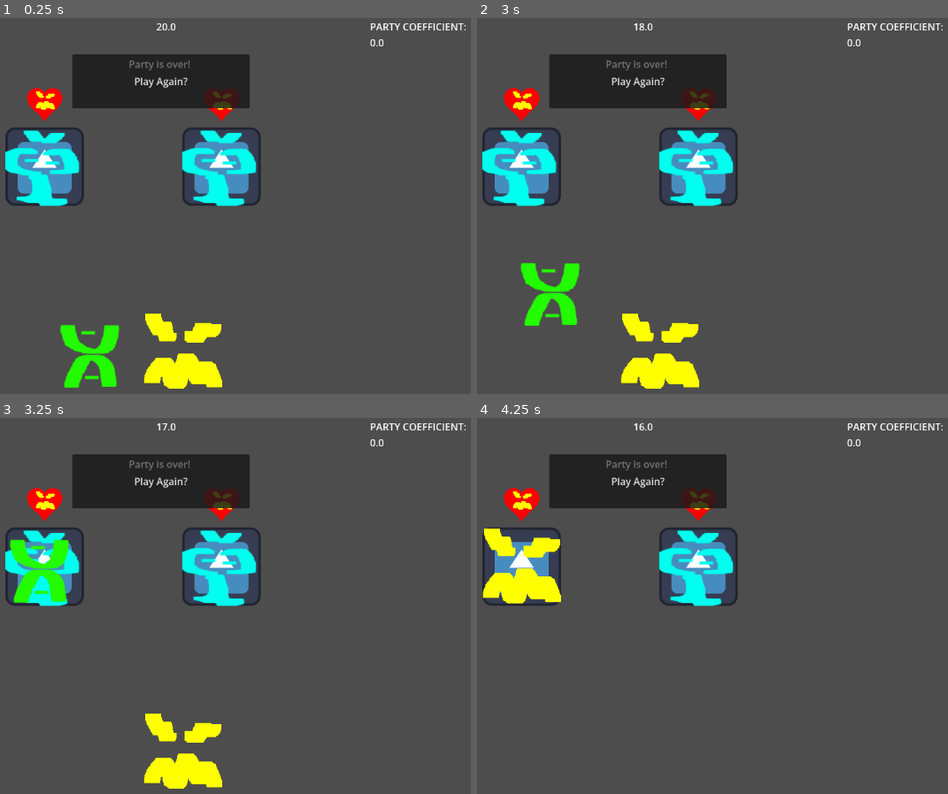
Above: before the commit, frames 1-4 (two rows, left to right).
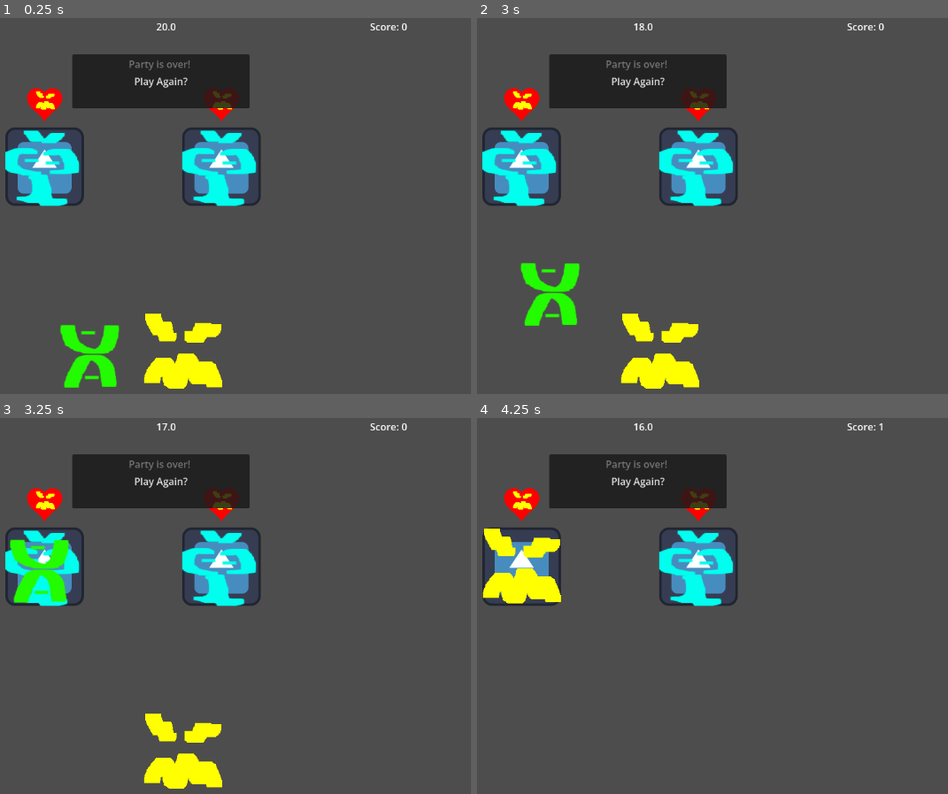
Above: after the commit, the same moments.

Repository: Devination/GGJ2025
Game: Godot game, scene res://scenes/main.tscn
Two runs of this game, one before a commit and one after it. Both use one fixed random seed, a clock stepped at 60 frames per second and the inputs below. The engine's default icon, where the game draws it, is replaced by a stand-in: a white triangle on a blue panel in a dark square.
Inputs (mouse positions are in pixels of both pictures, inside the frame that each line leads up to):
- Up to frame 1 (0.25 s): no input
- Up to frame 2 (3 s): click "Play Again?" at 0.5 s; click "Play Again?" at 1.25 s; click "Play Again?" at 2 s; tap Enter at 2.75 s; drag from (571, 352) to (519, 168) at 2.77 s
- Up to frame 3 (3.25 s): no input
- Up to frame 4 (4.25 s): drag from (660, 752) to (519, 568) at 3.52 s

The runs differ from the first frame. In frame 1, 0.3% of the frame differs, in the area x 78-99%, y 1-8%; in frame 2, 0.3%; in frame 3, 0.3%; in frame 4, 0.2%.

Commit message:
update score label

Diff:
--- a/godot/ggj-2026/scenes/main.tscn
+++ b/godot/ggj-2026/scenes/main.tscn
@@ -10,6 +10,7 @@
 [node name="Main" type="Node2D" unique_id=1653180986]
 
 [node name="UserInterface" parent="." unique_id=525327691 instance=ExtResource("8_tipki")]
+unique_name_in_owner = true
 
 [node name="Hand" parent="." unique_id=1397203445 instance=ExtResource("1_0wfyh")]
 unique_name_in_owner = true
--- a/godot/ggj-2026/scenes/user_interface.gd
+++ b/godot/ggj-2026/scenes/user_interface.gd
@@ -1,21 +1,16 @@
 
 extends CanvasLayer
 
-var score = 0
 var timer = 0
-# Function to update the label
-func update_score_label():
+
+func update_score_label(score: int):
 	$ScoreLabel.text = "Score: " + str(score)
-
-# Call this function whenever the player collects an item
-func _on_score_increased(amount):
-	score += amount
-	update_score_label()
-
 
 func _on_timer_2_timeout() -> void:
 	print("Party is over!")
+
 func updateTimer():
 	$Timer.text = str($Timer2.time_left)
+
 func _process(delta):
 	$Timer.text = str(ceil($Timer2.time_left))
--- a/godot/ggj-2026/scripts/hand.gd
+++ b/godot/ggj-2026/scripts/hand.gd
@@ -45,3 +45,4 @@
 			score -= 1
 
 	print("Score:", score)
+	%UserInterface.update_score_label(score)
